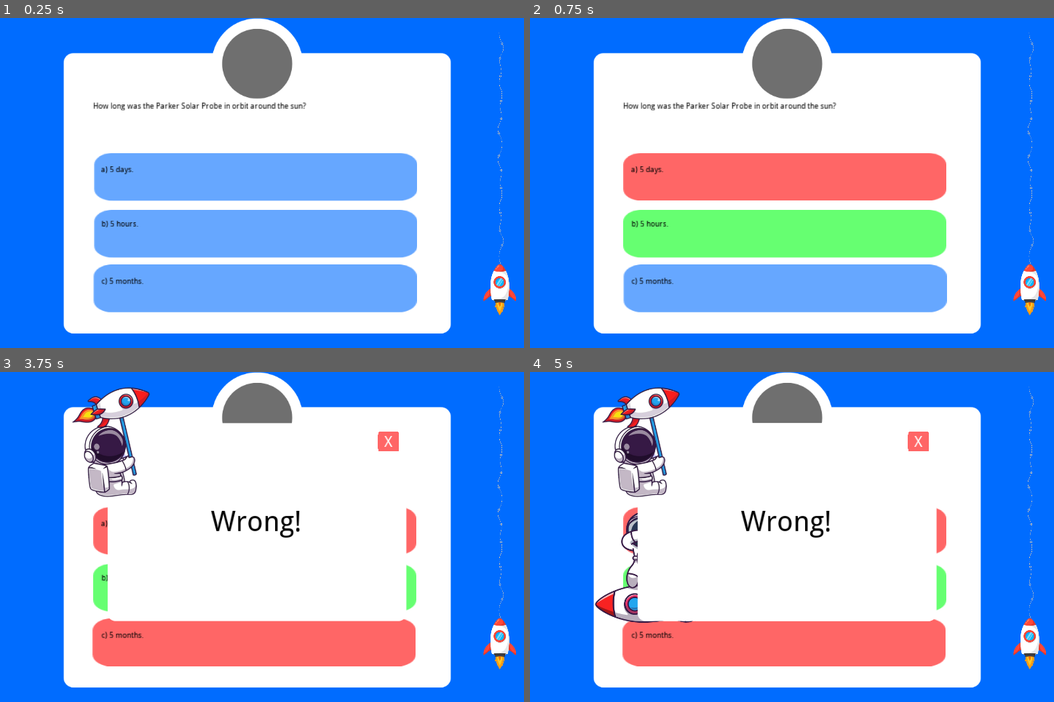
Above: before the commit, frames 1-4 (two rows, left to right).
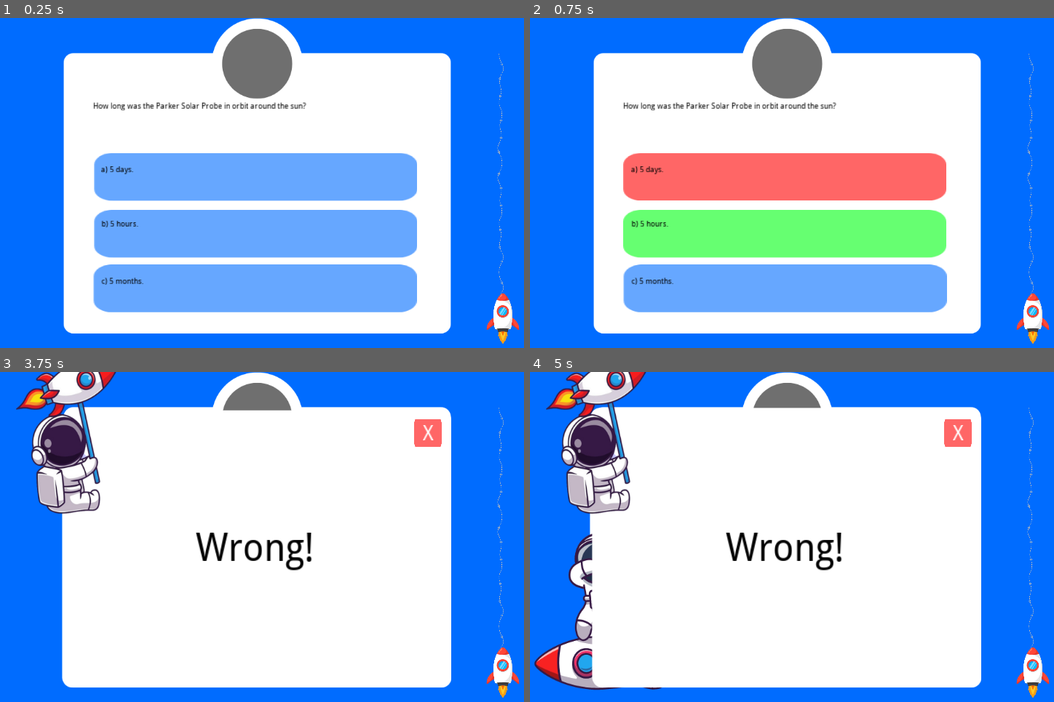
Above: after the commit, the same moments.

Repository: abraaofilho10/ToTheSunAndBeyond
Game: Godot game, scene res://Main.tscn
Two runs of this game, one before a commit and one after it. Both use one fixed random seed, a clock stepped at 60 frames per second and the inputs below. Before the commit the project has no main scene; this scene is started directly in both runs.
Inputs (mouse positions are in pixels of both pictures, inside the frame that each line leads up to):
- Up to frame 1 (0.25 s): no input
- Up to frame 2 (0.75 s): click (786, 176) at 0.5 s
- Up to frame 3 (3.75 s): click (256, 586) at 1.25 s; click (256, 642) at 2 s; click (256, 530) at 2.75 s; click (256, 586) at 3.5 s
- Up to frame 4 (5 s): click (786, 642) at 4.25 s

The runs differ from the first frame. In frame 1, 0.9% of the frame differs, in the area x 92-100%, y 4-99%; in frame 2, 0.9%; in frame 3, 20%; in frame 4, 22%, in the area x 0-100%, y 0-99%.

Commit message:
Images and scenes fixed.

Diff:
--- a/Main.gd
+++ b/Main.gd
@@ -10,6 +10,7 @@
 var answered_questions: int = 0
 onready var total_questions: int = question_collection.questions.size()
 onready var _rnd := RandomNumberGenerator.new()
+
 
 # Called when the node enters the scene tree for the first time.
 func _ready():
@@ -24,6 +25,7 @@
 
 
 func _update_question_controls(p_question: Question) -> void:
+	#$ParkerProbe.position =
 	$lblQuestion.text = p_question.question
 	$lblChoice1.text = p_question.answers[0]
 	$lblChoice2.text = p_question.answers[1]
--- a/Main.tscn
+++ b/Main.tscn
@@ -138,21 +138,29 @@
 visible = false
 anchor_right = 0.0
 anchor_bottom = 0.0
-rect_scale = Vector2( 0.75, 0.75 )
+margin_left = 33.3333
+margin_top = 68.3333
+margin_right = 33.3333
+margin_bottom = 68.3333
+rect_scale = Vector2( 0.98, 1.059 )
 
 [node name="PopUpWrong" parent="." instance=ExtResource( 6 )]
 visible = false
 anchor_right = 0.0
 anchor_bottom = 0.0
-rect_scale = Vector2( 0.75, 0.75 )
+margin_left = 55.8333
+margin_top = -23.3333
+margin_right = 55.8333
+margin_bottom = -23.3333
+rect_scale = Vector2( 0.978, 1.051 )
 
 [node name="Route" type="Sprite" parent="."]
-position = Vector2( 988.333, 289.167 )
-scale = Vector2( 0.35, 0.35 )
+position = Vector2( 988.167, 323.5 )
+scale = Vector2( 0.35, 0.342 )
 texture = ExtResource( 23 )
 
 [node name="ParkerProbe" type="Sprite" parent="."]
-position = Vector2( 980.833, 521.667 )
+position = Vector2( 986.667, 577.5 )
 scale = Vector2( 0.45, 0.45 )
 texture = ExtResource( 1 )
 
--- a/PopUpCorrect.tscn
+++ b/PopUpCorrect.tscn
@@ -28,10 +28,10 @@
 texture = ExtResource( 1 )
 
 [node name="CenterContainer" type="CenterContainer" parent="."]
-margin_left = 307.5
-margin_top = 133.333
-margin_right = 1067.5
-margin_bottom = 633.333
+margin_left = 108.333
+margin_top = 1.66667
+margin_right = 868.333
+margin_bottom = 501.667
 
 [node name="Label" type="Label" parent="CenterContainer"]
 modulate = Color( 0, 0, 0, 1 )
@@ -43,18 +43,18 @@
 text = "Correct!"
 
 [node name="btnExit" type="TextureButton" parent="."]
-margin_left = 996.667
-margin_top = 153.333
-margin_right = 1396.67
-margin_bottom = 553.333
-rect_scale = Vector2( 0.135278, 0.12597 )
+margin_left = 798.333
+margin_top = 21.6667
+margin_right = 1198.34
+margin_bottom = 421.667
+rect_scale = Vector2( 0.135, 0.126 )
 texture_normal = ExtResource( 3 )
 expand = true
 
 [node name="Label" type="Label" parent="."]
-margin_left = 1013.33
-margin_top = 155.0
-margin_right = 1053.33
-margin_bottom = 214.0
+margin_left = 814.996
+margin_top = 23.3337
+margin_right = 854.996
+margin_bottom = 82.3337
 custom_fonts/font = SubResource( 2 )
 text = "X"
--- a/PopUpWrong.tscn
+++ b/PopUpWrong.tscn
@@ -23,38 +23,38 @@
 rect_scale = Vector2( 0.6, 0.6 )
 
 [node name="TextureRect" type="TextureRect" parent="."]
-margin_right = 40.0
-margin_bottom = 40.0
+margin_right = 387.0
+margin_bottom = 257.0
 texture = ExtResource( 1 )
 
 [node name="CenterContainer" type="CenterContainer" parent="."]
-margin_left = 307.5
-margin_top = 133.333
-margin_right = 1067.5
-margin_bottom = 633.333
+margin_left = 88.3333
+margin_top = 93.3333
+margin_right = 848.333
+margin_bottom = 593.333
 
 [node name="Label" type="Label" parent="CenterContainer"]
 modulate = Color( 0, 0, 0, 1 )
 margin_left = 263.0
-margin_top = 208.0
+margin_top = 207.0
 margin_right = 496.0
-margin_bottom = 292.0
+margin_bottom = 291.0
 custom_fonts/font = SubResource( 1 )
 text = "Wrong!"
 
 [node name="btnExit" type="TextureButton" parent="."]
-margin_left = 996.667
-margin_top = 153.333
-margin_right = 1396.67
-margin_bottom = 553.333
+margin_left = 778.333
+margin_top = 108.333
+margin_right = 1178.34
+margin_bottom = 508.333
 rect_scale = Vector2( 0.135, 0.126 )
 texture_normal = ExtResource( 3 )
 expand = true
 
 [node name="Label" type="Label" parent="."]
-margin_left = 1013.33
-margin_top = 155.0
-margin_right = 1053.33
-margin_bottom = 214.0
+margin_left = 794.996
+margin_top = 110.0
+margin_right = 834.996
+margin_bottom = 169.0
 custom_fonts/font = SubResource( 2 )
 text = "X"
--- a/project.godot
+++ b/project.godot
@@ -33,6 +33,7 @@
 [application]
 
 config/name="To The Sun And Beyond"
+run/main_scene="res://Main.tscn"
 config/icon="res://icon.png"
 
 [display]
Binary file changed: images/popUp.png
Binary file changed: images/popUp1.png
Binary file changed: images/popUp2.png
Binary file changed: images/popUp3.png
